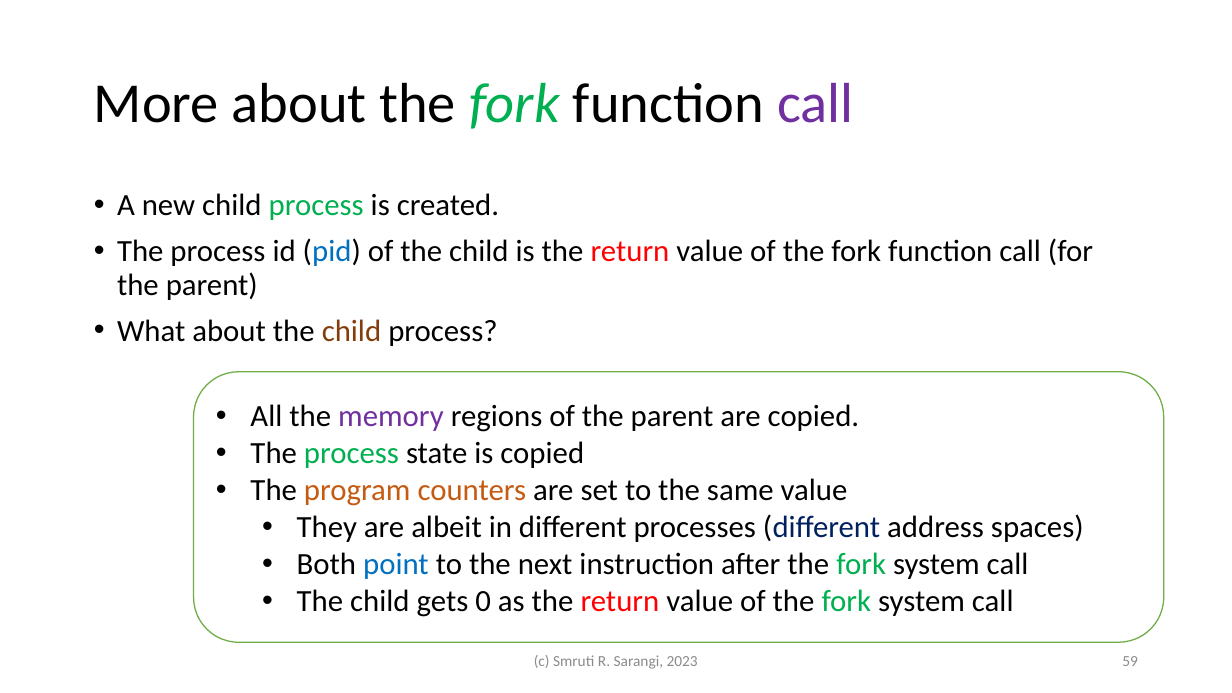
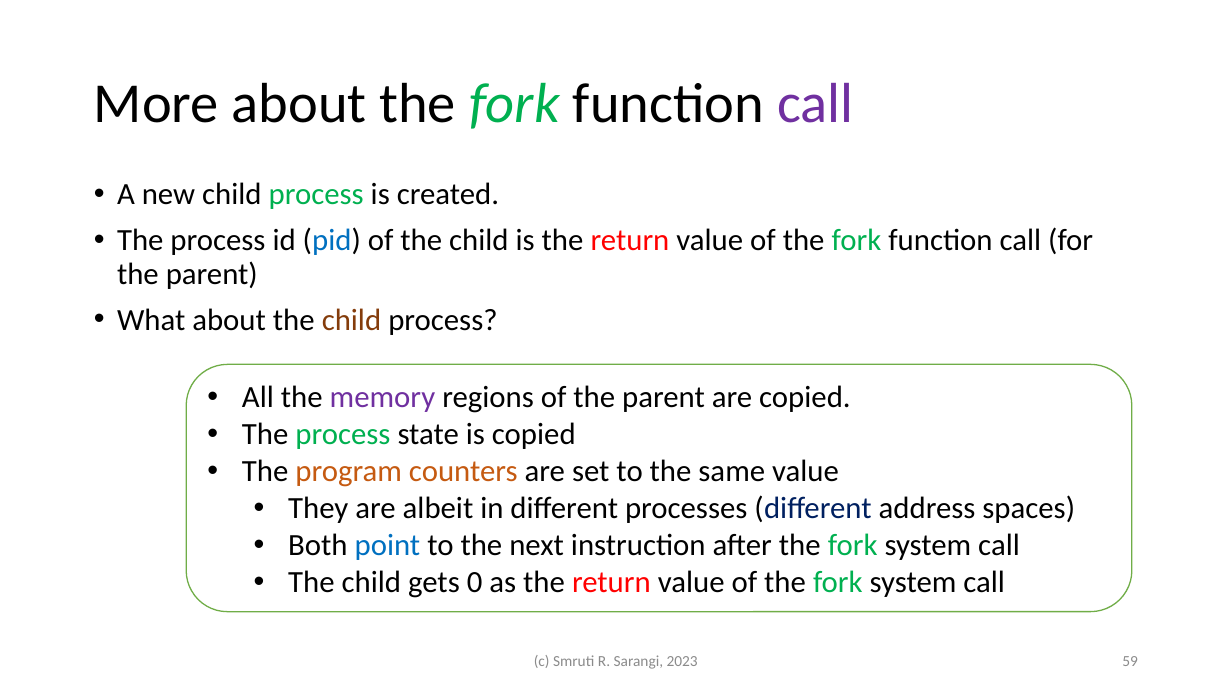
Before and after one commit to srsarangi/srsarangi.github.io, a slide deck: slide 59 of osbook/slides/3.processes.pptx. Drawn at 1232x693 pixels with LibreOffice and Linux fonts; fonts in the diff are those of the drawing. Boxes give left, top, right and bottom in pixels: in the first picture for what was removed or moved away, otherwise in the second. Text is boxed around its words. In the diff, an @@ line names an element or a change of style, - is before the commit and + after.

```diff
--- a/osbook/slides/3.processes.pptx
+++ b/osbook/slides/3.processes.pptx
@@ text "A new child process is ...": place and size @@
-text "A new child process is ..." at [117, 193, 1093, 346]
+text "A new child process is ..." at [117, 182, 1093, 335]
@@ text at [117, 227, 1093, 289]: text colour #000000 to #00B050 in "fork" @@
@@ rounded rectangle "All the memory regions of ...": place and size @@
-rounded rectangle "All the memory regions of ..." at [194, 372, 1165, 642]
+rounded rectangle "All the memory regions of ..." at [187, 364, 1132, 612]
```
Also in this commit, not shown: 7 other slides changed, 2 other files.
